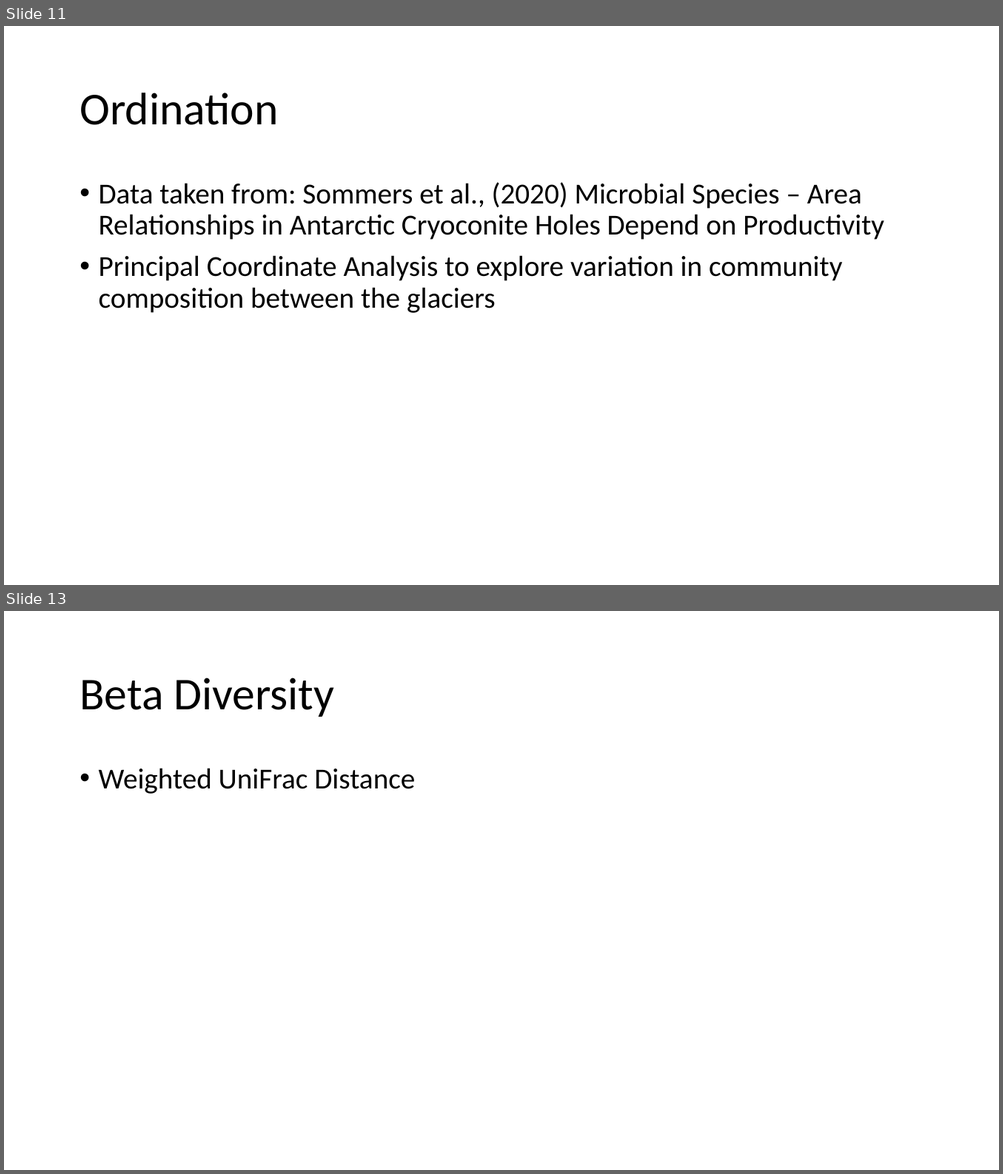
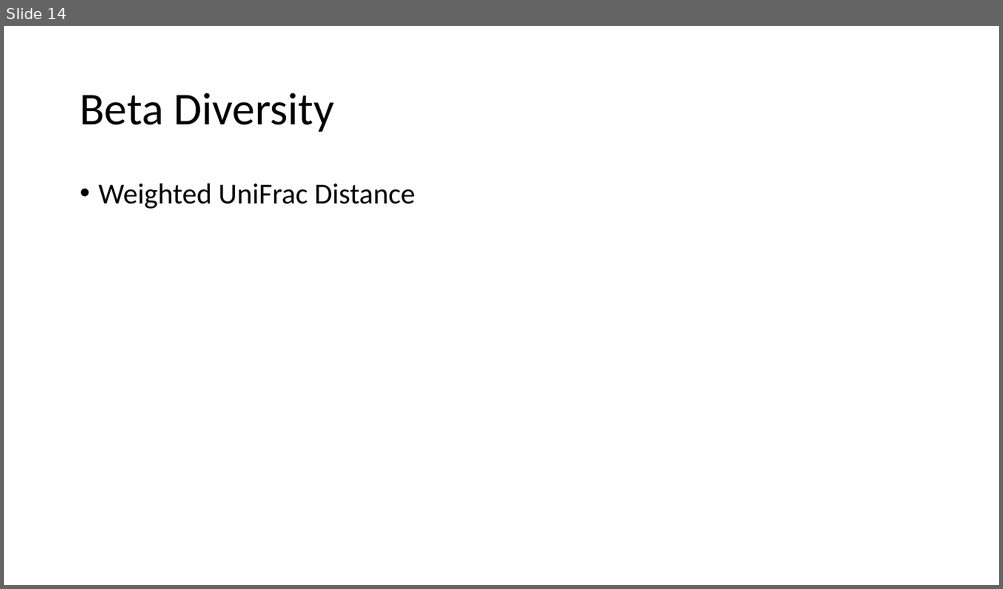
Before and after one commit to amysolman/PhD, a slide deck: Projects/Chapter1/community-assembly.pptx. Shown one above the other, each under a label of ours: slides 11 and 13 before the commit, slide 14 after it; the slides between them are not shown. The pictures are 1003x1174 and 1003x589 pixels, drawn with LibreOffice and Linux fonts; fonts in the diff are those of the drawing. Boxes give left, top, right and bottom in pixels: in the first picture for what was removed or moved away, otherwise in the second. Text is boxed around its words. In the diff, an @@ line names an element or a change of style, - is before the commit and + after.

Commit message:
Community Assembly Presentation

```diff
--- a/Projects/Chapter1/community-assembly.pptx
+++ b/Projects/Chapter1/community-assembly.pptx
@@ slide 11 removed at (x1=4, y1=26, x2=999, y2=585), background #FFFFFF @@
@@ title removed at (x1=79, y1=93, x2=278, y2=125) @@
-Ordination
@@ text removed at (x1=99, y1=182, x2=884, y2=313) @@
-• Data taken from: Sommers et al., (2020) Microbial Species – Area Relationships in Antarctic Cryoconite Holes Depend on Productivity
-• Principal Coordinate Analysis to explore variation in community composition between the glaciers
@@ what was slide 13 is now slide 14 @@
```
Also in this commit, not shown: 1 slide changed, 5 slides added, 1 other slide removed, 38 other files.
